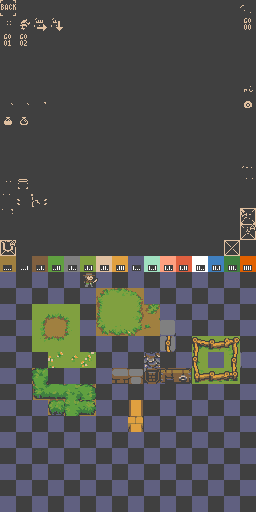
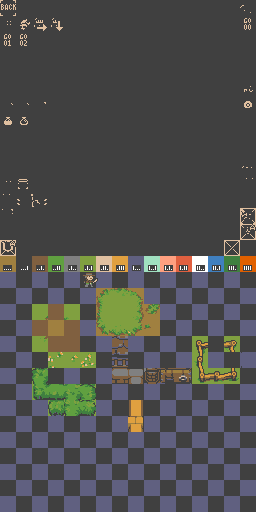
Layers edited between the first and the second 256×512 image:
removed layer "Layer 54" from group "Group 1" over (x1=32, y1=320, x2=48, y2=336)
added layer "Layer 80 copy 4" in group "Group 1" over (x1=64, y1=336, x2=80, y2=352)
added layer "Layer 80 copy 3" in group "Group 1" over (x1=48, y1=336, x2=64, y2=352)
renamed "Layer 43" to "Layer 80 copy 2", painted on it over (x1=48, y1=304, x2=64, y2=320)
renamed "Layer 42" to "Layer 80 copy", painted on it over (x1=64, y1=320, x2=80, y2=336)
removed layer "Layer 41" from group "Group 1" over (x1=56, y1=325, x2=72, y2=341)
removed layer "Layer 71" from group "Group 1" over (x1=160, y1=320, x2=176, y2=336)
removed layer "Layer 70" from group "Group 1" over (x1=144, y1=304, x2=160, y2=320)
removed layer "Layer 67" from group "Group 1" over (x1=32, y1=368, x2=48, y2=384)
removed layer "Layer 66" from group "Group 1" over (x1=48, y1=399, x2=64, y2=415)
removed layer "Layer 72" from group "Group 1" over (x1=144, y1=352, x2=160, y2=380)
removed layer "Layer 65" from group "Group 1" over (x1=80, y1=336, x2=128, y2=416)
removed layer "Layer 64" from group "Group 1" over (x1=64, y1=400, x2=80, y2=416)
removed layer "Layer 62" from group "Group 1" over (x1=33, y1=384, x2=49, y2=400)
removed layer "Layer 61" from group "Group 1" over (x1=48, y1=393, x2=64, y2=400)
removed layer "Layer 57" from group "Group 1" over (x1=88, y1=352, x2=96, y2=366)
removed layer "Layer 55" from group "Group 1" over (x1=32, y1=304, x2=80, y2=352)
added layer "Layer 80" in group "Group 1" over (x1=32, y1=320, x2=48, y2=336)
renamed "Layer 53" to "Layer 79", moved it above "Color Fill 6 copy", painted on it over (x1=32, y1=304, x2=241, y2=416)
removed layer "Layer 52" from group "Group 1" over (x1=197, y1=336, x2=232, y2=381)
removed layer "Layer 50" from group "Group 1" over (x1=160, y1=336, x2=241, y2=383)
removed layer "Layer 49" from group "Group 1" over (x1=147, y1=372, x2=157, y2=380)
…and 2 more changes (2 removed)
